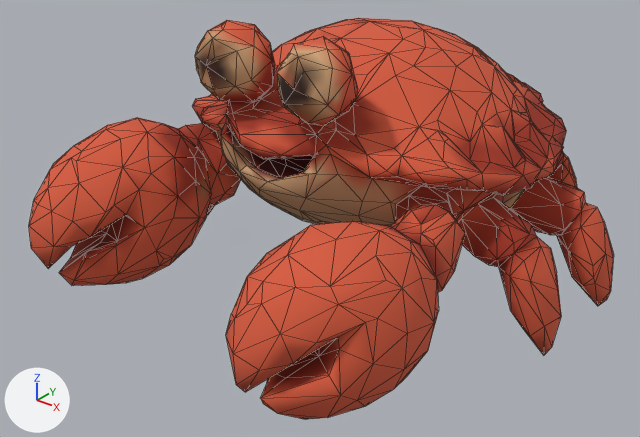
The glTF model public/models/fish-crab.glb as it was, and as the next commit left it.
Both versions are drawn from a camera (50 mm lens) standing at (0.894, -1.194, 0.593) and looking at (-0.006, -0.069, -0.104). The lights are fixed; the arrows at lower left show +X, +Y and +Z. The first picture is the older version. Mesh edges are drawn as thin lines. Where no turn or scale is listed for an object, it has been applied to the vertices. Vertices at exactly the same position are counted once.

The first picture shows 'tripo_node_ced116b4-f94c-4c2d-8cf8-eb1602e1bed2'.
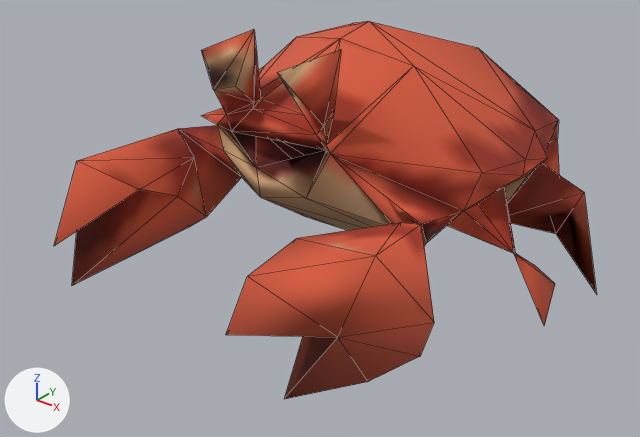
Where the newer file only moved an object's origin or applied its transform, the numbers keep the older frame.

The change in detail:
me_tripo_mesh_ced116b4_f94c_4c2d_8cf8_eb1602e1bed2 is used by ob_tripo_node_ced116b4_f94c_4c2d_8cf8_eb1602e1bed2; location (0.0, 0.0, 0.0).
me_tripo_mesh_ced116b4_f94c_4c2d_8cf8_eb1602e1bed2 had 1172 vertices, 2340 faces and spanned x -0.438..0.438, y -0.5..0.5, z -0.263..0.263.
me_tripo_mesh_ced116b4_f94c_4c2d_8cf8_eb1602e1bed2 now has 151 vertices, 297 faces and spans x -0.412..0.416, y -0.473..0.48, z -0.253..0.255.
me_tripo_mesh_ced116b4_f94c_4c2d_8cf8_eb1602e1bed2 part 1: 1021 vertices removed from x -0.438..0.438, y -0.5..0.5, z -0.263..0.263.

Pixel boxes (x1, y1, x2, y2) of what changed, in the pictures (640 x 437 px):
'tripo_node_ced116b4-f94c-4c2d-8cf8-eb1602e1bed2', reshaped (7% narrower): before (29, 18, 613, 420); after (54, 21, 597, 399)
part 1 of me_tripo_mesh_ced116b4_f94c_4c2d_8cf8_eb1602e1bed2, deleted (red): before (29, 18, 613, 420)
